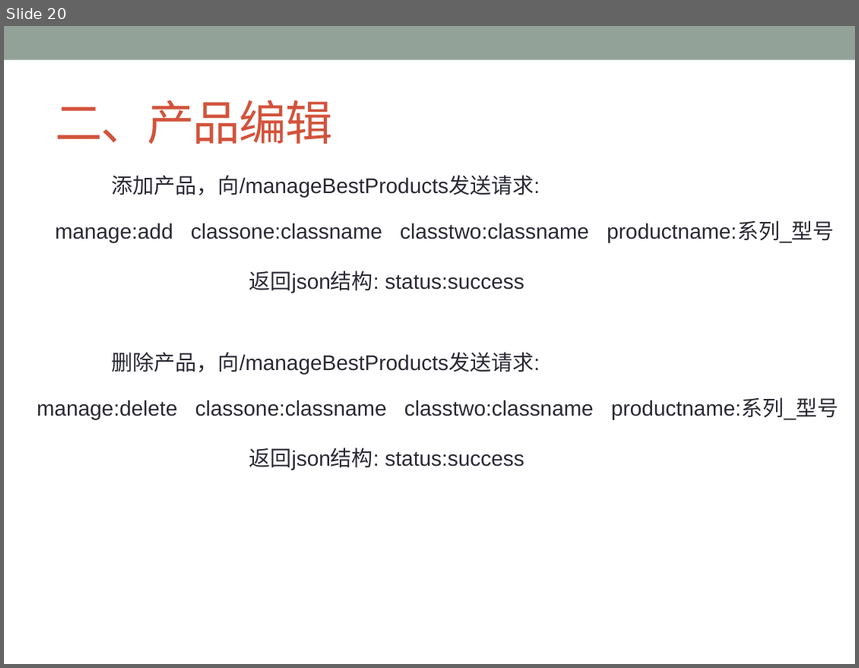
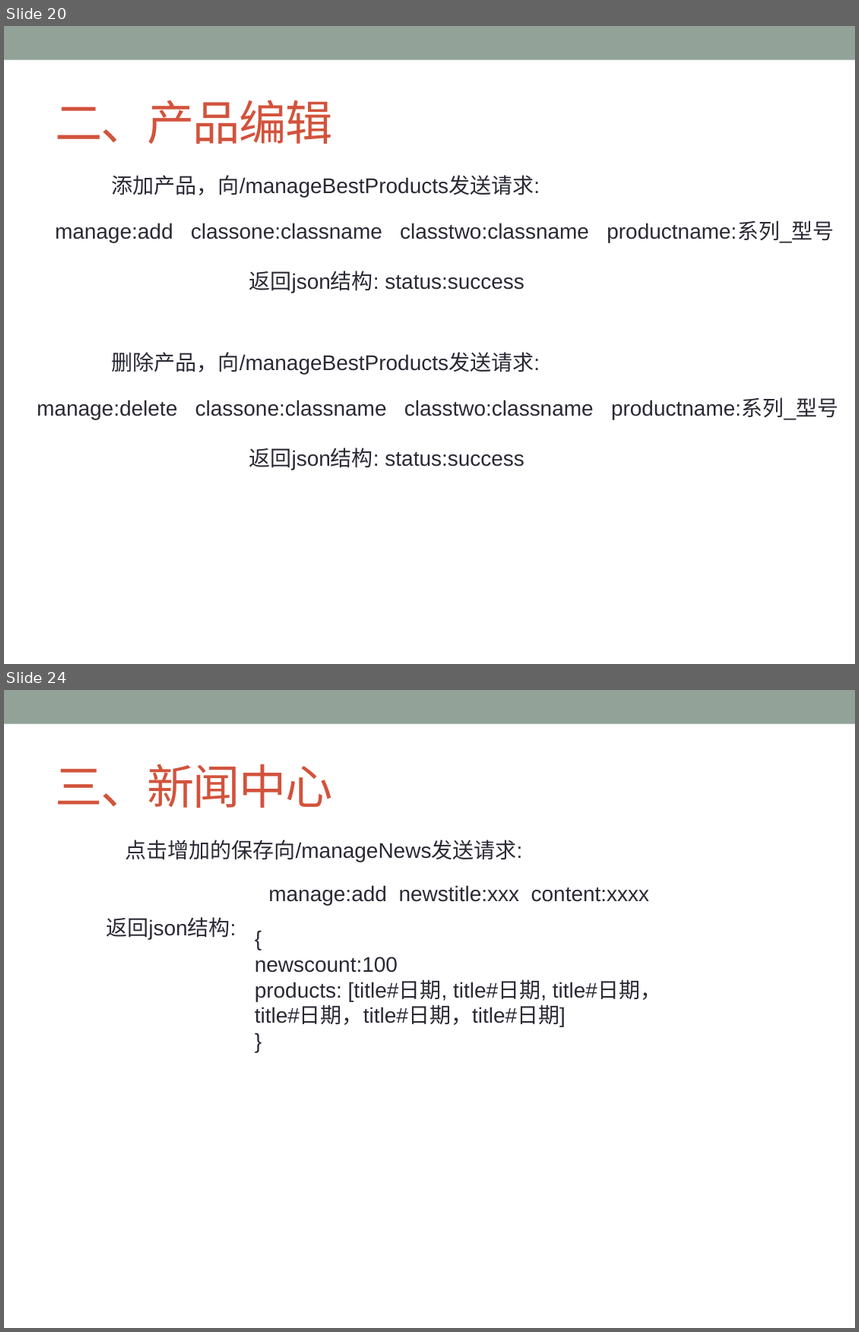
Before and after one commit to ChanSeaThink/LULLGREE, a slide deck: ZSGree前后端逻辑及接口.pptx. Shown one above the other, each under a label of ours: slide 20 before the commit, slides 20 and 24 after it; the slides between them are not shown. The pictures are 859x668 and 859x1332 pixels, drawn with LibreOffice and Linux fonts; fonts in the diff are those of the drawing. Boxes give left, top, right and bottom in pixels: in the first picture for what was removed or moved away, otherwise in the second. Text is boxed around its words. In the diff, an @@ line names an element or a change of style, - is before the commit and + after.

```diff
--- a/ZSGree前后端逻辑及接口.pptx
+++ b/ZSGree前后端逻辑及接口.pptx
@@ slide 24 added at box(4, 690, 855, 1328), background #FFFFFF; not listed: 1 template element that a slide beside it also shows @@
@@ title added at box(55, 764, 332, 808), 40 pt, text #D2533C @@
+三、新闻中心
@@ text added at box(126, 840, 523, 863), 18 pt, text #292934 @@
+点击增加的保存向/manageNews发送请求:
@@ text added at box(268, 885, 650, 905), 18 pt, text #292934 @@
+manage:add newstitle:xxx content:xxxx
@@ text added at box(106, 917, 236, 940), 18 pt, text #292934 @@
+返回json结构:
@@ text added at box(255, 957, 661, 1027), 18 pt, text #292934 @@
+{
+newscount:100
+products: [title#日期, title#日期, title#日期，title#日期，title#日期，title#日期]
+}
```
Also in this commit, not shown: 19 other slides added.
